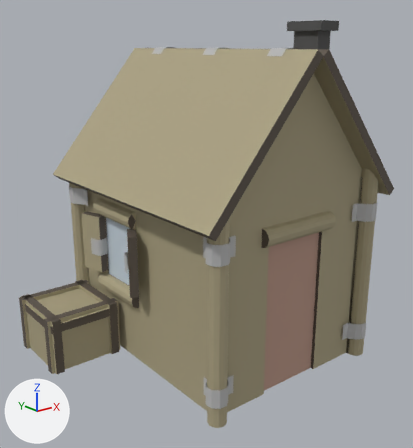
An edit to the FBX model Assets/Visual/Model/Buildings/Refinery.fbx, drawn before and after from the same camera.
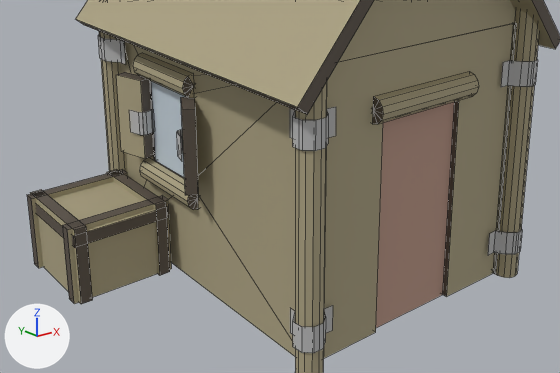
Each version is shown whole from a camera (50 mm lens) standing at (-4.24, -5.16, 2.5) and looking at (-0.27, -0.19, 0.52), then close up on the part from 0% to 95% of the width and 36% to 94% of the height. The lights are fixed; the arrows at lower left show +X, +Y and +Z. The close-ups show mesh edges as thin lines. Where no turn or scale is listed for an object, it has been applied to the vertices.

The scene before the commit, as lines of its bpy script (objects in view):
```python
me_mesh = bpy.data.meshes.new('Mesh')
me_mesh.from_pydata([(-0.4, -0.09, -1.1), (0.4, -0.09, -1.1), (-0.4, -0.09, 0.6), (0.4, -0.09, 0.6)], [], [(0, 1, 3, 2)])
me_mesh.materials.append(mat_door)  # beige #bc9787
me_mesh_001 = bpy.data.meshes.new('Mesh.001')
me_mesh_001.from_pydata(...)  # 652 vertices, 593 faces; spans x -1.68..1.68, y -1.55..1.56, z -1.93..1.93
# faces by material slot: [204, 268, 14, 12, 95]
me_mesh_001.materials.append(mat_wall)  # beige #aca282
me_mesh_001.materials.append(mat_cardboardside)  # brown #5c5248
me_mesh_001.materials.append(mat_stone)  # dark grey #545454
me_mesh_001.materials.append(mat_window)  # light grey #c7d4de
me_mesh_001.materials.append(mat_tape)  # grey #bcbcbc
# before: 56 (-0.66, -1.33, -1.92), 61 (1.34, -1.33, -1.92) at pixel (493, 273), 64 (-0.66, -1.23, -1.92), 65 (-0.66, -1.23, 0.28), 68 (1.34, -1.23, -1.92)
# before: 69 (1.34, -1.23, 0.28), 98 (1.44, -1.36, -1.92), 99 (1.44, 1.37, -1.93), 100 (1.44, -1.36, 0.28), 101 (1.44, 1.37, 0.27)
ob_door_refinery = bpy.data.objects.new('Door_Refinery', me_mesh)
ob_door_refinery.location = (0.0, -1.218, 0.0)
ob_refinery_model = bpy.data.objects.new('Refinery_Model', me_mesh_001)
ob_refinery_model.location = (-0.339, -0.016, 0.825)
```
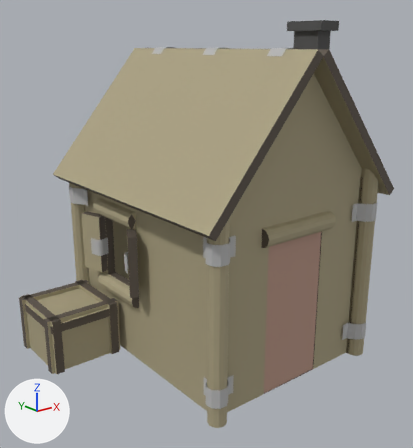
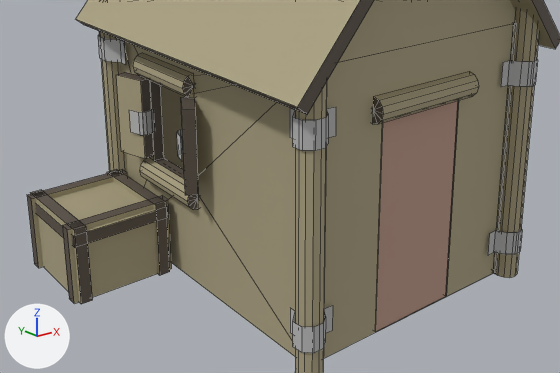
Patch to the scene script:
```diff
--- a/Assets/Visual/Model/Buildings/Refinery.fbx.py
+++ b/Assets/Visual/Model/Buildings/Refinery.fbx.py
@@ me_mesh_001 @@
 me_mesh_001.from_pydata(...)  # 652 vertices, 593 faces; spans x -1.68..1.68, y -1.55..1.56, z -1.93..1.93
 # used by ob_refinery_model
 # verts and faces of me_mesh_001; kept vertices keep their numbers, new ones are numbered from 652
+# me_mesh_001 part 1: the loose piece of 8 vertices spanning x -0.72..-0.66, y 0.17..0.76, z -1.02..-0.28 is deleted
+# me_mesh_001 part 2
+delete_faces([(98, 99, 101, 100)])
+verts[652] = (-0.66, 1.25, -1.93)
+verts[653] = (-0.66, -1.23, -1.92)
+verts[654] = (1.35, 1.25, -1.93)
+verts[655] = (1.35, -1.23, -1.92)
+faces += [(64, 65, 69, 68), (652, 653, 655, 654)]  # mat_wall (beige #aca282)
+faces += [(56, 64, 68, 61)]  # mat_cardboardside (brown #5c5248)
 me_mesh_001.materials.append(mat_wall)
@@ ob_door_refinery @@
 ob_door_refinery = bpy.data.objects.new('Door_Refinery', me_mesh)
-ob_door_refinery.location = (0.0, -1.218, 0.0)
+ob_door_refinery.location = (0.0, -1.25, 0.0)
```

Changed parts and their boxes [x1, y1, x2, y2] in the close-ups (560 x 373 px):
'Door_Refinery', moved: before [376, 102, 454, 328]; after [376, 101, 458, 331]
part 1 of me_mesh_001, deleted: before [151, 81, 186, 177]
part 2 of me_mesh_001, built on: after [376, 296, 446, 332]
